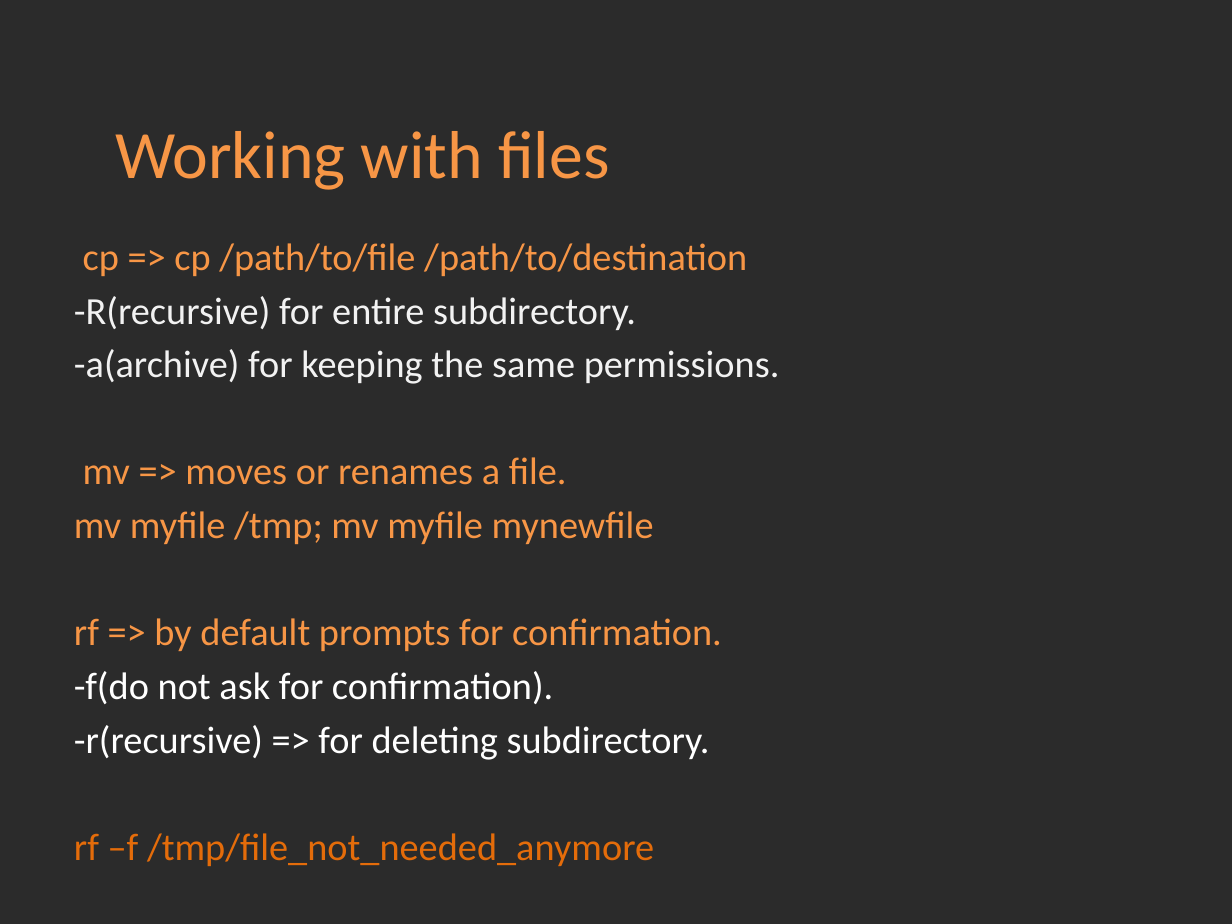
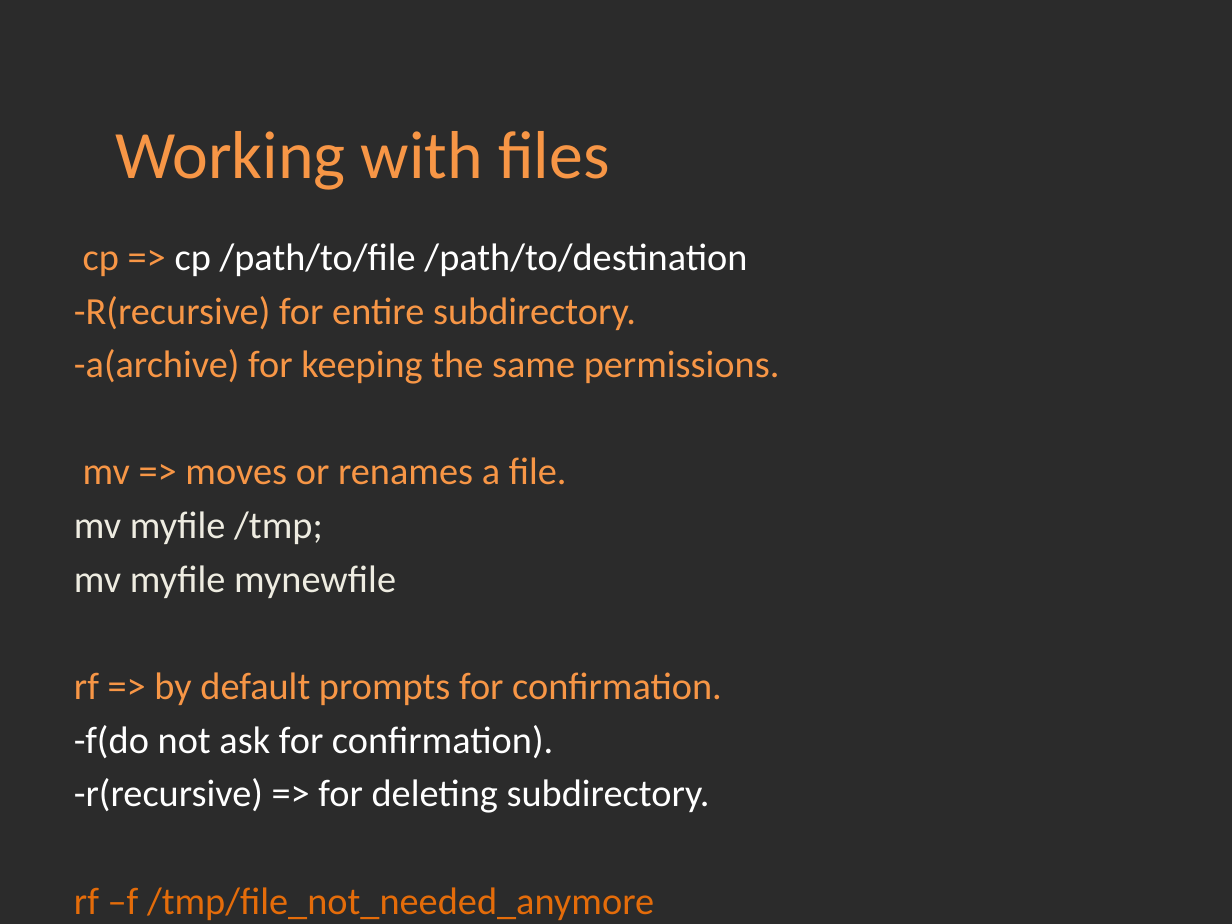
Before and after one commit to Academy-Soft-Intellect/Linux-Course, a slide deck: slide 3 of 3.FileSystem/03-FileSystem.pptx. Drawn at 1232x924 pixels with LibreOffice and Linux fonts; fonts in the diff are those of the drawing; background and template pictures are left out; a plain dark background stands for a picture behind light text. Boxes give left, top, right and bottom in pixels: in the first picture for what was removed or moved away, otherwise in the second. Text is boxed around its words. In the diff, an @@ line names an element or a change of style, - is before the commit and + after.

```diff
--- a/3.FileSystem/03-FileSystem.pptx
+++ b/3.FileSystem/03-FileSystem.pptx
@@ text at (74, 243, 780, 384): text colour #F79646 to #FFFFFF in "cp /path/to/file /path/to/destination"; text colour #F2F2F2 to #F79646 in "-R(recursive) for entire subdirectory.", "-a(archive) for keeping the same permissions." @@
@@ text at (74, 511, 396, 598): text changed; text colour #F79646 to #EEECE1 @@
-mv myfile /tmp; mv myfile mynewfile
+mv myfile /tmp;
+mv myfile mynewfile
```
Also in this commit, not shown: 7 other slides changed, 3 other files.
